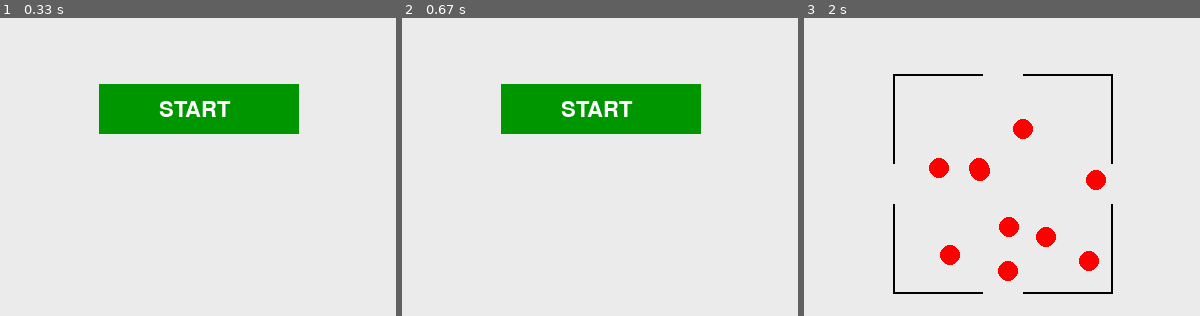
Above: before the commit, frames 1-3 (left to right).
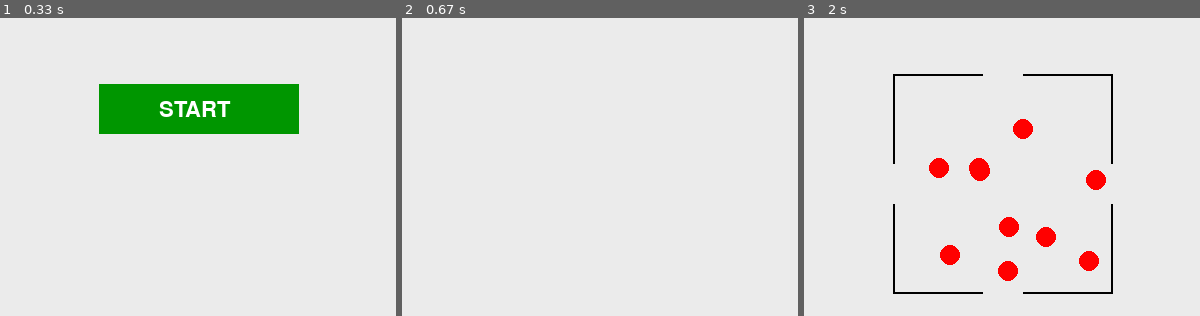
Above: after the commit, the same moments.

Repository: fotsingmatakouhuguette-gif/HUGUETTE-project
Game: pygame game, started from test 3.py
Two runs of this game, one before a commit and one after it. Both use one fixed random seed, a clock stepped at 60 frames per second and the inputs below.
Inputs (mouse positions are % of the whole screen's width and height, from its top left):
- Up to frame 1 (0.33 s): no input
- Up to frame 2 (0.67 s): click (50, 50) at 0.38 s
- Up to frame 3 (2 s): press the mouse at (93, 5) at 0.7 s; move the mouse to (54, 42) at 0.8 s; release the mouse at (14, 79) at 0.93 s; click (50, 57) at 1.05 s; press the mouse at (93, 5) at 1.53 s; move the mouse to (60, 43) at 1.63 s; release the mouse at (28, 81) at 1.77 s; press the mouse at (50, 37) at 1.87 s; move the mouse to (40, 28) at 1.97 s
The pictures show only the part of the screen within x 25-75%, y 22-72%; the shares and areas given below are measured in that part.

Frame 1 is identical in both runs. In frame 2, 8.1% of the frame differs, in the area x 25-76%, y 22-39%; in frame 3, nothing differs.

Commit message:
Update test 3.py
implimenting the about and how to play states with a menu button that goes back to the menu through all different states

Diff:
--- a/test 3.py
+++ b/test 3.py
@@ -134,6 +134,10 @@
             if game_state == MENU:
                 if start_button_rect.collidepoint(mouse_pos):
                     reset_game()
+                elif about_button_rect.collidepoint(mouse_pos):
+                    game_state=ABOUT
+                elif how_to_play_button_rect.collidepoint(mouse_pos):
+                    game_state=HOW_TO_PLAY
 
             elif game_state == PLAYING:
                 if pause_button_rect.collidepoint(mouse_pos):
@@ -146,11 +150,14 @@
                 if resume_button_rect.collidepoint(mouse_pos):
                     game_state = PLAYING
                 elif restart_button_rect.collidepoint(mouse_pos):
-                    reset_game()
+                    reset_game()#restart game from pause
 
             elif game_state == GAME_OVER:
                 if restart_button_rect.collidepoint(mouse_pos):
                     reset_game()
+            elif menu_button_rect.collidepoint(mouse_pos):
+                if game_state in (HOW_TO_PLAY,ABOUT,GAME_OVER,PAUSED):
+                    game_state=MENU # Return to menu from various states
 
         if event.type == pygame.MOUSEBUTTONUP and aiming and game_state == PLAYING:
             aiming = False
